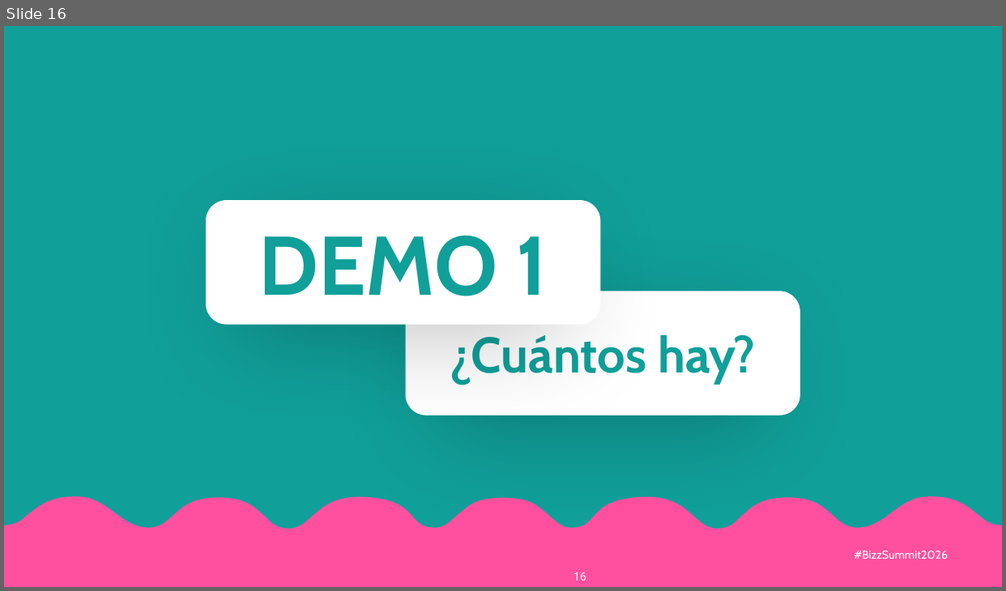
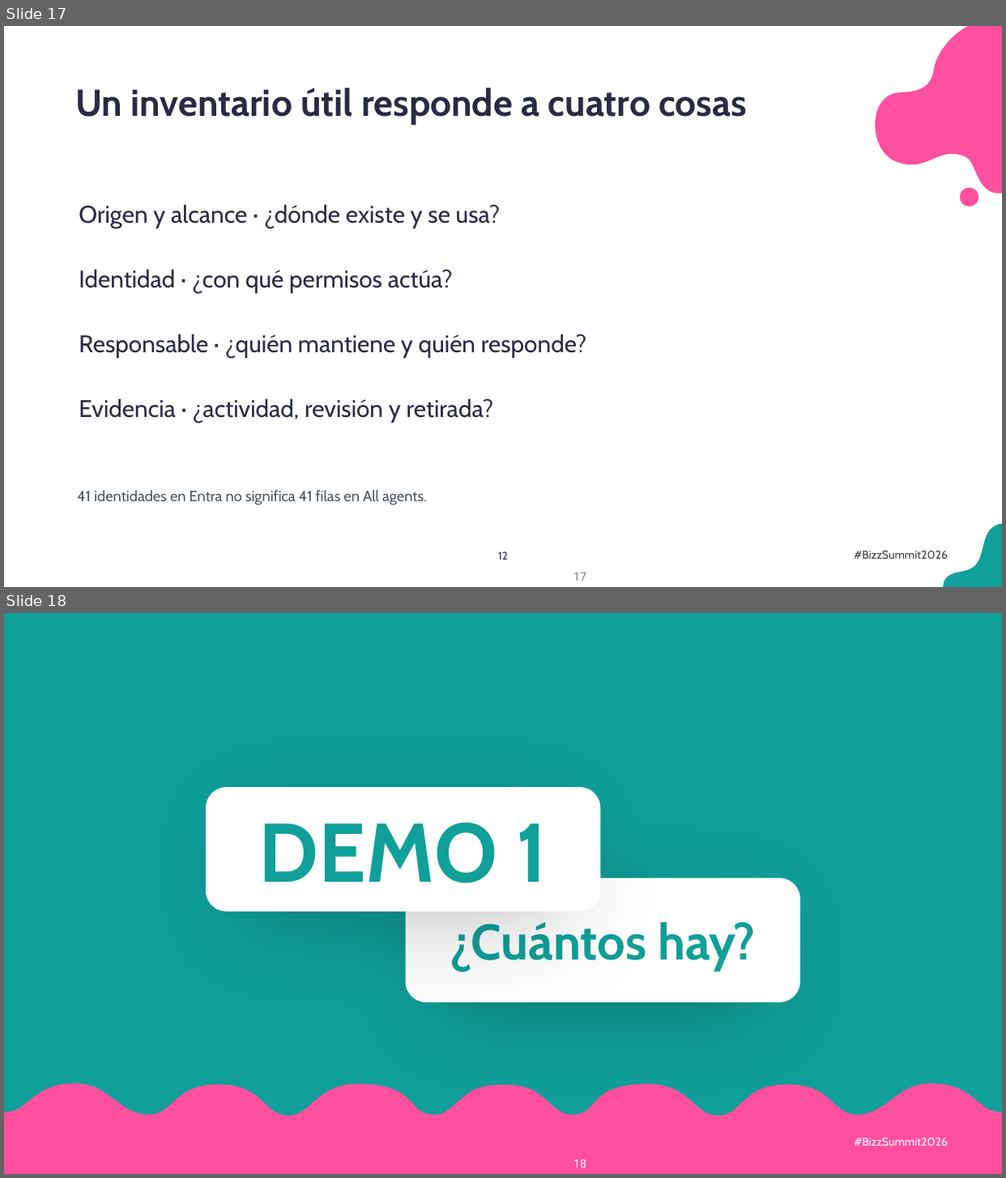
Before and after one commit to antoniosql/materiales-sesiones, a slide deck: BizzSummit/2026/01_trabajo/BizzSummit2026_De_la_jungla_al_control_plane.pptx. Shown one above the other, each under a label of ours: slide 16 before the commit, slides 17 and 18 after it. The pictures are 1006x591 and 1006x1178 pixels, drawn with LibreOffice and Linux fonts; fonts in the diff are those of the drawing; background and template pictures are left out. Boxes give left, top, right and bottom in pixels: in the first picture for what was removed or moved away, otherwise in the second. Text is boxed around its words. In the diff, an @@ line names an element or a change of style, - is before the commit and + after.

```diff
--- a/BizzSummit/2026/01_trabajo/BizzSummit2026_De_la_jungla_al_control_plane.pptx
+++ b/BizzSummit/2026/01_trabajo/BizzSummit2026_De_la_jungla_al_control_plane.pptx
@@ slide 17 added at <box>4,26,1002,587</box>, background #FFFFFF; not listed: 1 template element that a slide beside it also shows @@
@@ freeform shape added at <box>876,26,1002,192</box>, fill #FF509F @@
@@ text added at <box>76,88,747,125</box>, 36 pt, text #292B45, bold @@
+Un inventario útil responde a cuatro cosas
@@ freeform shape added at <box>960,188,978,207</box>, fill #FF509F @@
@@ text added at <box>79,204,501,228</box>, 23.2 pt, text #292B45 @@
+Origen y alcance · ¿dónde existe y se usa?
@@ text added at <box>79,269,453,293</box>, 23.2 pt, text #292B45 @@
+Identidad · ¿con qué permisos actúa?
@@ text added at <box>79,334,586,358</box>, 23.2 pt, text #292B45 @@
+Responsable · ¿quién mantiene y quién responde?
@@ text added at <box>79,399,494,422</box>, 23.2 pt, text #292B45 @@
+Evidencia · ¿actividad, revisión y retirada?
@@ text added at <box>77,490,427,505</box>, 14.2 pt, text #4A5560 @@
+41 identidades en Entra no significa 41 filas en All agents.
@@ freeform shape added at <box>944,524,1002,587</box>, fill #119F9A @@
@@ text added at <box>498,552,508,560</box>, 10.5 pt, text #292B45 @@
+12
@@ text added at <box>854,551,948,559</box>, 11 pt, text #404040 @@
+#BizzSummit2026
@@ what was slide 16 is now slide 18 @@
```
Also in this commit, not shown: 1 slide changed, 8 other slides added, 27 other files.
